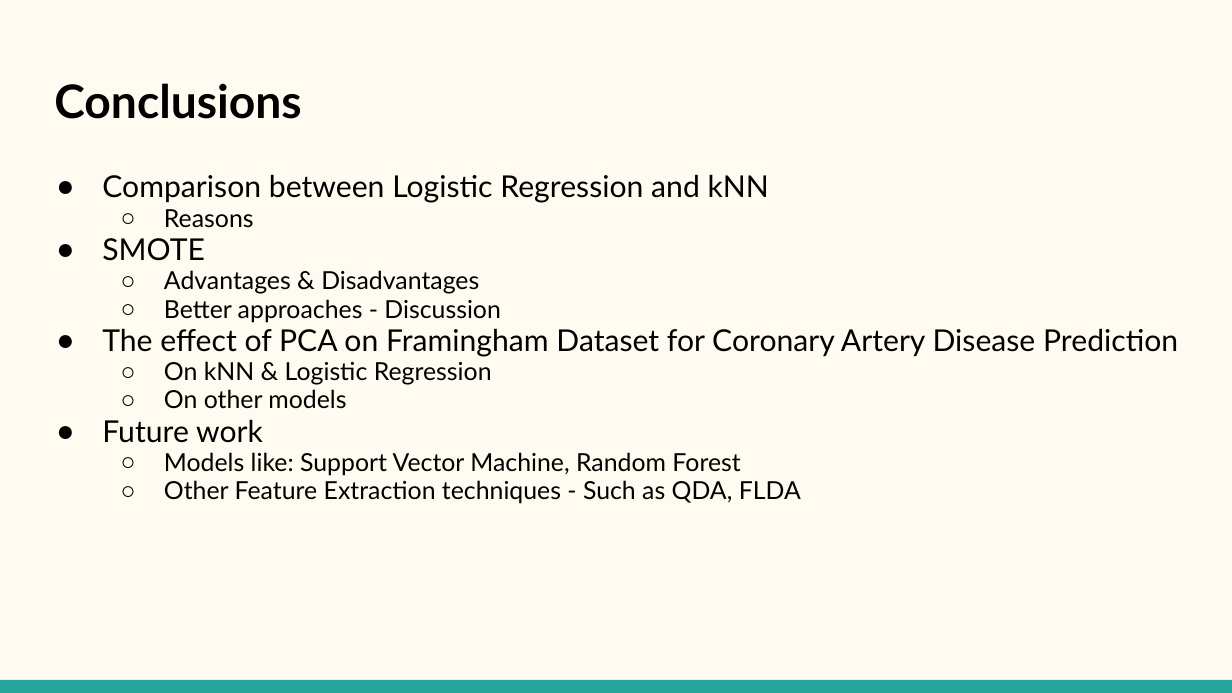
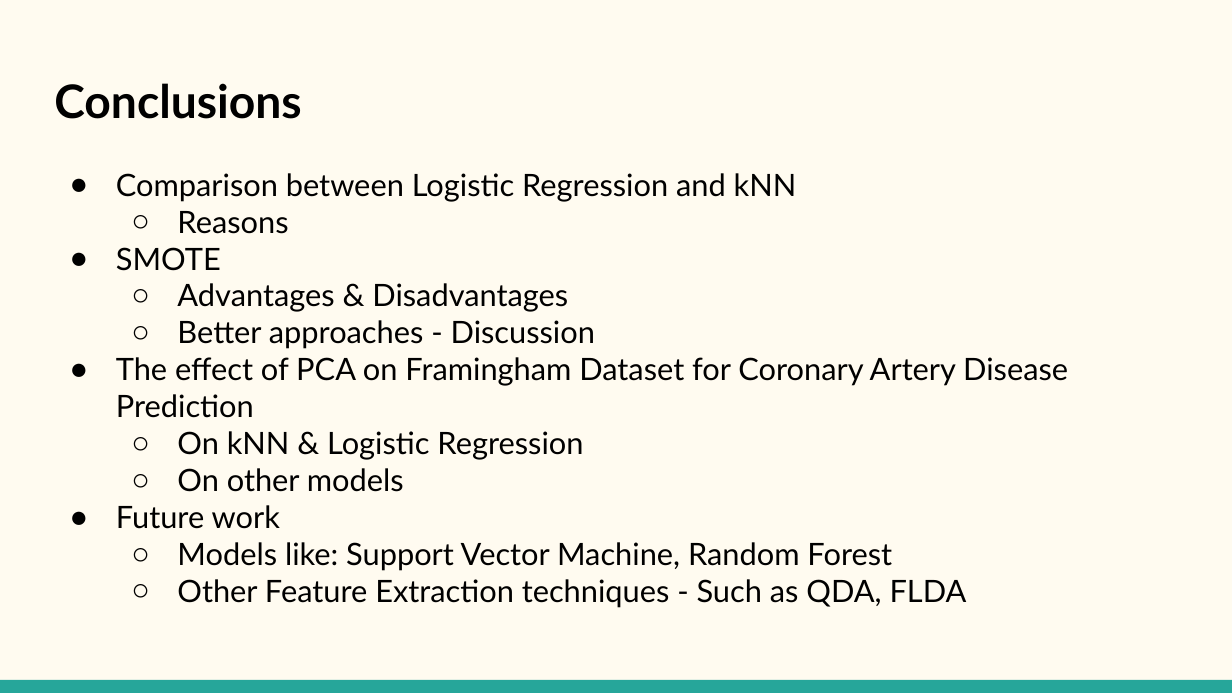
Before and after one commit to aatmanvaidya/CSE523-Machine-Learning-2022-Abraca-data, a slide deck: slide 14 of Presentations/3_Abraca-data_End_Sem_Project_Presentation.pptx. Drawn at 1232x693 pixels with LibreOffice and Linux fonts; fonts in the diff are those of the drawing. Boxes give left, top, right and bottom in pixels: in the first picture for what was removed or moved away, otherwise in the second. Text is boxed around its words. In the diff, an @@ line names an element or a change of style, - is before the commit and + after.

```diff
--- a/Presentations/3_Abraca-data_End_Sem_Project_Presentation.pptx
+++ b/Presentations/3_Abraca-data_End_Sem_Project_Presentation.pptx
@@ text "Comparison between Logistic Regression and ...": place and size @@
-text "Comparison between Logistic Regression and ..." at (102, 174, 801, 504)
+text "Comparison between Logistic Regression and ..." at (116, 173, 1068, 608)
@@ text "Comparison between Logistic Regression and ..." at (116, 173, 1068, 608): size 17.6 to 18 pt in "Comparison between Logistic Regression and kNN", "SMOTE", "The effect of PCA on Framingham Dataset ...", "Future work"; size 14.5 to 18 pt in "Reasons", "Advantages & Disadvantages", "Better approaches - Discussion", "On kNN & Logistic Regression" and 3 more places; indent changed; line spacing 0.95 to 1 @@
```
Also in this commit, not shown: 3 other slides changed.
